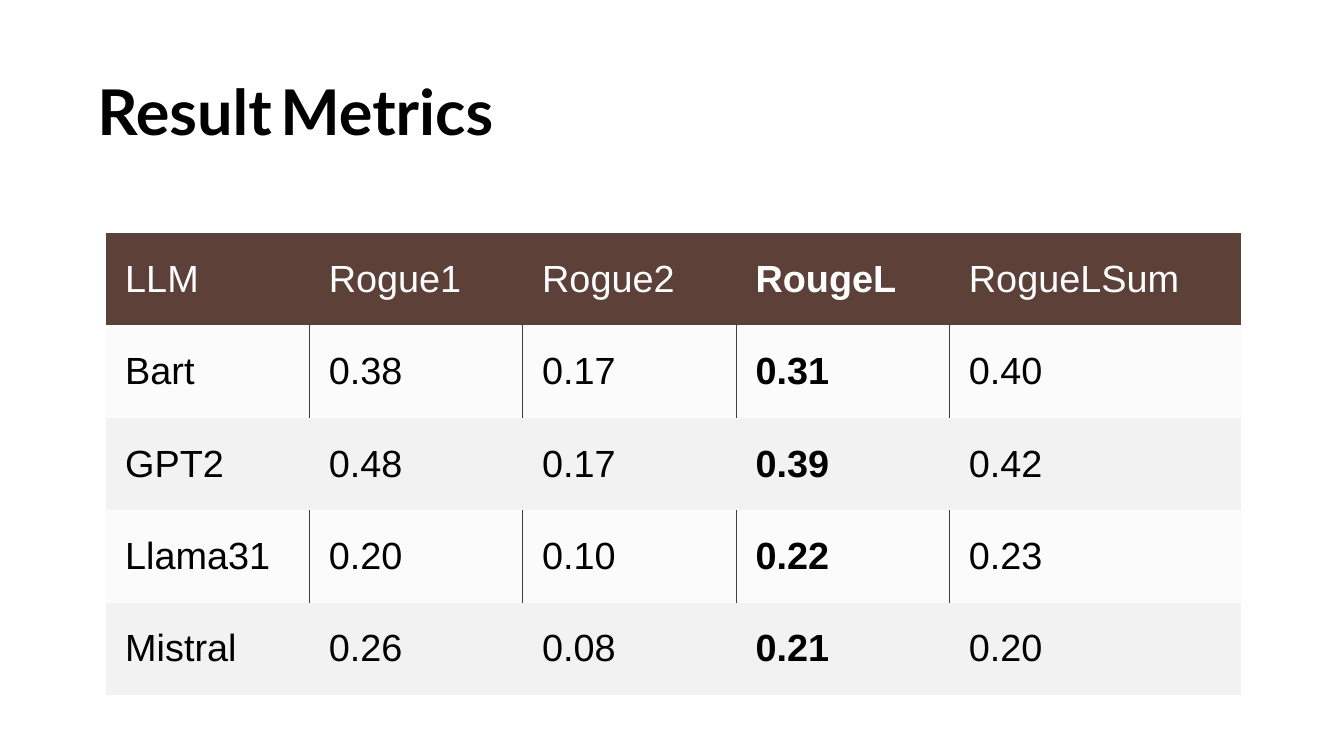
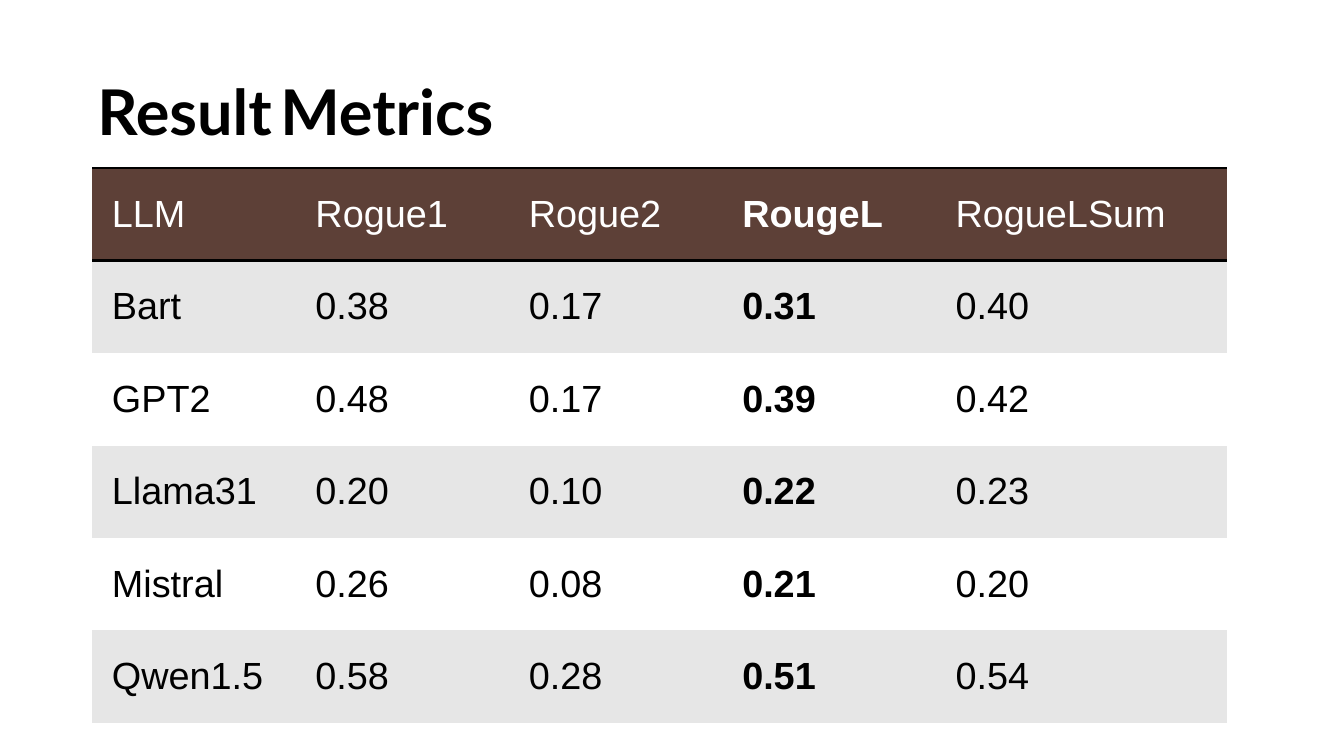
Before and after one commit to anukvma/group18_final_project, a slide deck: slide 14 of Group_18_Email_Subject_Generation_and_QA_Final_updated_3.pptx. Drawn at 1344x756 pixels with LibreOffice and Linux fonts; fonts in the diff are those of the drawing; background and template pictures are left out. Boxes give left, top, right and bottom in pixels: in the first picture for what was removed or moved away, otherwise in the second. Text is boxed around its words. In the diff, an @@ line names an element or a change of style, - is before the commit and + after.

```diff
--- a/Group_18_Email_Subject_Generation_and_QA_Final_updated_3.pptx
+++ b/Group_18_Email_Subject_Generation_and_QA_Final_updated_3.pptx
@@ table at [93,168,1229,723] @@
+row 6: Qwen1.5 | 0.58 | 0.28 | 0.51 | 0.54
@@ table: place and size @@
-table at [106,233,1242,696]
+table at [93,168,1229,723]
```
Also in this commit, not shown: 1 slide removed.
